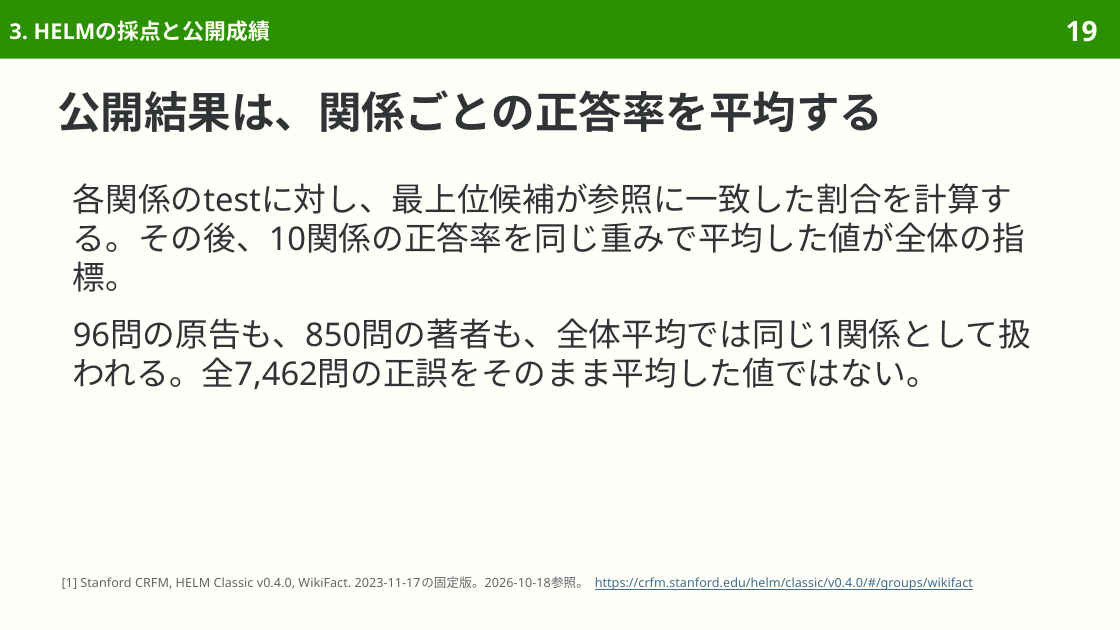
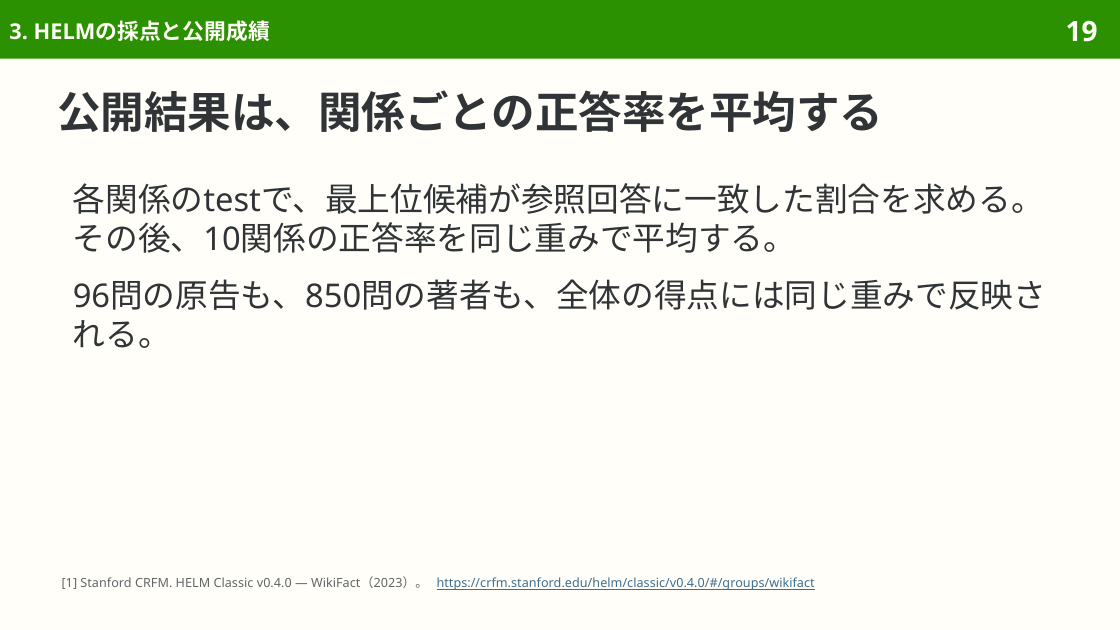
Before and after one commit to sasakiy84/datasets-in-10-minutes, a slide deck: slide 19 of slides/datasets-in-10-minutes-wikifact.pptx. Drawn at 1120x630 pixels with LibreOffice and Linux fonts; fonts in the diff are those of the drawing. Boxes give left, top, right and bottom in pixels: in the first picture for what was removed or moved away, otherwise in the second. Text is boxed around its words. In the diff, an @@ line names an element or a change of style, - is before the commit and + after.

Commit message:
Clarify WikiFact factual completion and verify HELM construction from Wikidata

```diff
--- a/slides/datasets-in-10-minutes-wikifact.pptx
+++ b/slides/datasets-in-10-minutes-wikifact.pptx
@@ text at <box>73,183,1047,348</box>: text changed @@
-各関係のtestに対し、最上位候補が参照に一致した割合を計算する。その後、10関係の正答率を同じ重みで平均した値が全体の指標。
-96問の原告も、850問の著者も、全体平均では同じ1関係として扱われる。全7,462問の正誤をそのまま平均した値ではない。
+各関係のtestで、最上位候補が参照回答に一致した割合を求める。その後、10関係の正答率を同じ重みで平均する。
+96問の原告も、850問の著者も、全体の得点には同じ重みで反映される。
@@ text at <box>62,576,815,590</box>: text changed; text colour #626669 to #3F6F8F @@
-[1] Stanford CRFM, HELM Classic v0.4.0, WikiFact. 2023-11-17の固定版。2026-10-18参照。 https://crfm.stanford.edu/helm/classic/v0.4.0/#/groups/wikifact
+[1] Stanford CRFM. HELM Classic v0.4.0 — WikiFact（2023）。 https://crfm.stanford.edu/helm/classic/v0.4.0/#/groups/wikifact
```
Also in this commit, not shown: 39 other slides changed, 2 slides removed, 42 other files.
